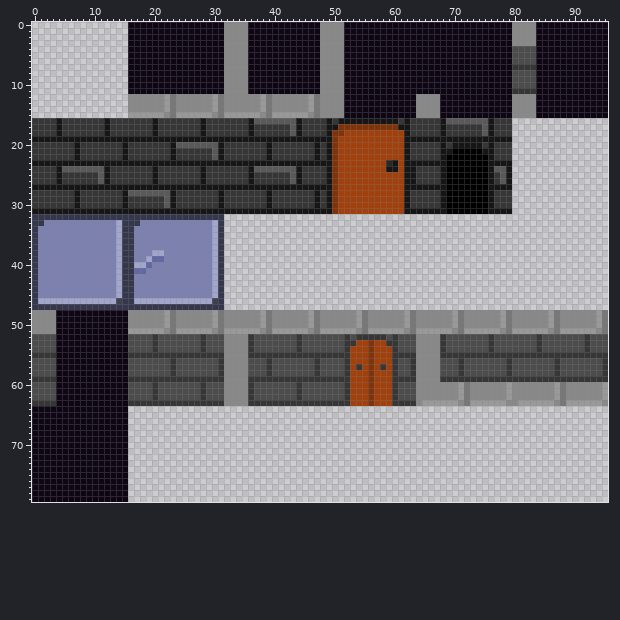
File history of a sprite sheet, sprites/spr_t_wall_tiles/da49478d-c6ee-4c92-b6eb-a3c43b4b2533.png. That is the earlier state.
The file is 96x80 pixels. Colours within 5 levels of each other are drawn and written as one.
And afterwards:
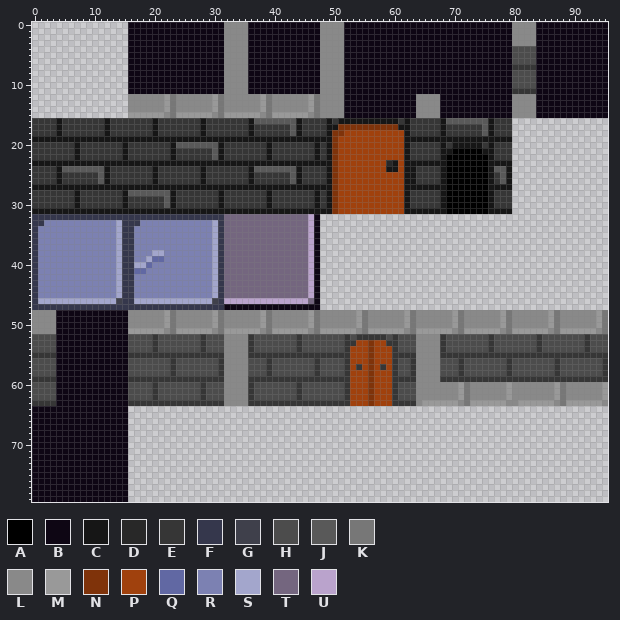
Palette (. is transparent): A #000000  B #0e0614  C #161616  D #282828  E #363636  F #35374c  G #3f404b  H #4c4c4c  J #595959  K #777777  L #898989  M #999999  N #7f330a  P #a0410d  Q #6168a3  R #7c81b2  S #a3a6cc  T #74667f  U #baa3cc
Changes in this commit:
{"y":32,"x":32,"old":"................","new":"TTTTTTTTTTTTTTUB"}
{"y":33,"x":32,"old":"................","new":"TTTTTTTTTTTTTTUB"}
{"y":34,"x":32,"old":"................","new":"TTTTTTTTTTTTTTUB"}
{"y":35,"x":32,"old":"................","new":"TTTTTTTTTTTTTTUB"}
{"y":36,"x":32,"old":"................","new":"TTTTTTTTTTTTTTUB"}
{"y":37,"x":32,"old":"................","new":"TTTTTTTTTTTTTTUB"}
{"y":38,"x":32,"old":"................","new":"TTTTTTTTTTTTTTUB"}
{"y":39,"x":32,"old":"................","new":"TTTTTTTTTTTTTTUB"}
{"y":40,"x":32,"old":"................","new":"TTTTTTTTTTTTTTUB"}
{"y":41,"x":32,"old":"................","new":"TTTTTTTTTTTTTTUB"}
{"y":42,"x":32,"old":"................","new":"TTTTTTTTTTTTTTUB"}
{"y":43,"x":32,"old":"................","new":"TTTTTTTTTTTTTTUB"}
{"y":44,"x":32,"old":"................","new":"TTTTTTTTTTTTTTUB"}
{"y":45,"x":32,"old":"................","new":"TTTTTTTTTTTTTTUB"}
{"y":46,"x":32,"old":"................","new":"UUUUUUUUUUUUUUTB"}
{"y":47,"x":32,"old":"................","new":"BBBBBBBBBBBBBBBB"}
{"label":"added","picture_box":[224,214,320,310]}
